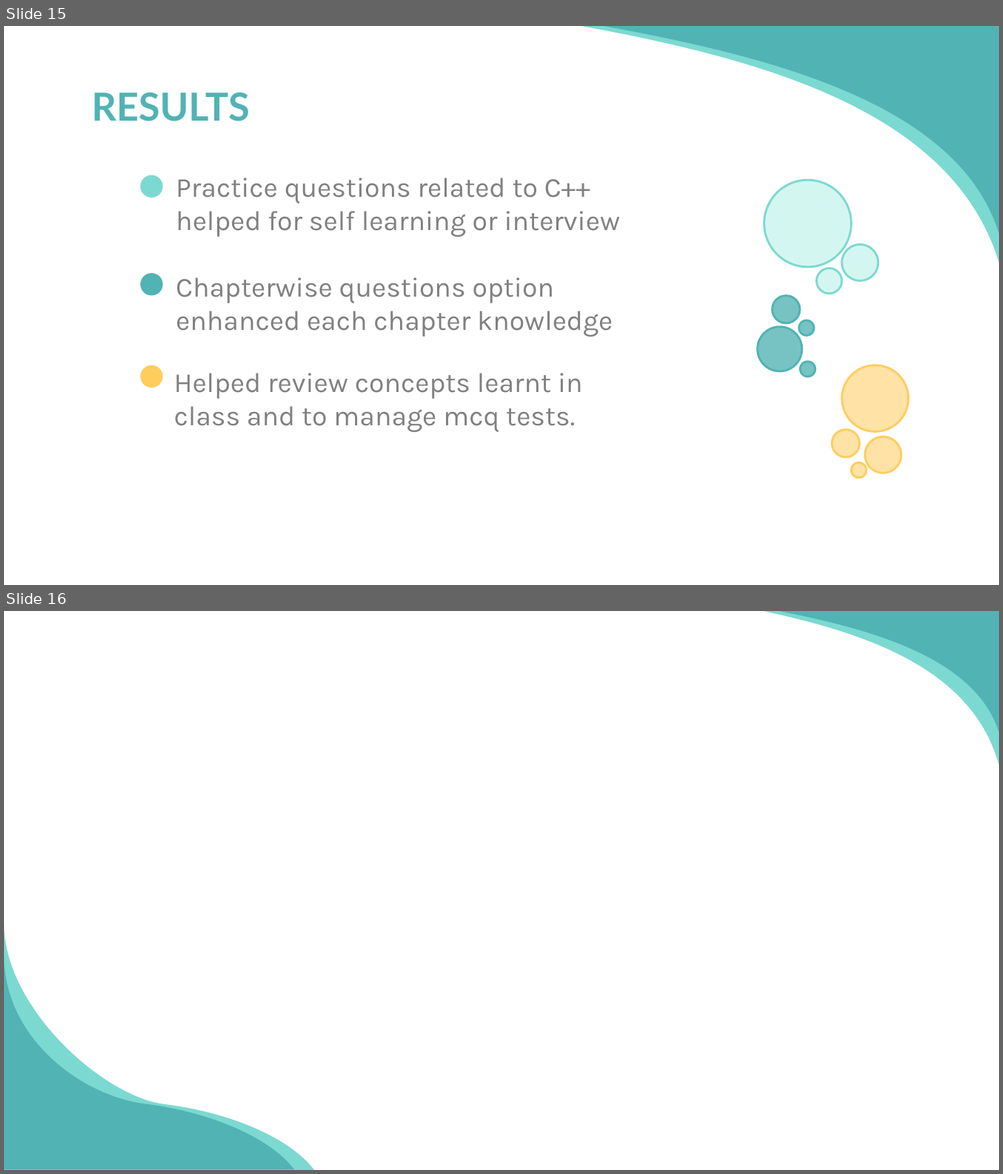
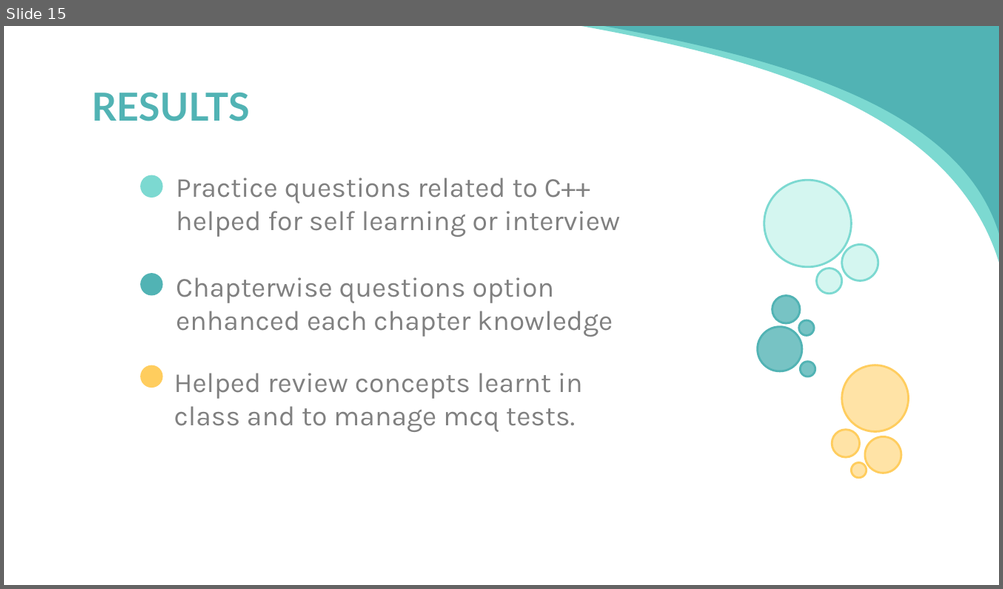
Before and after one commit to kristinatae/Quiz_project, a slide deck: Quiz.pptx. Shown one above the other, each under a label of ours: slides 15 and 16 before the commit, slide 15 after it. The pictures are 1003x1174 and 1003x589 pixels, drawn with LibreOffice and Linux fonts; fonts in the diff are those of the drawing. Boxes give left, top, right and bottom in pixels: in the first picture for what was removed or moved away, otherwise in the second. Text is boxed around its words. In the diff, an @@ line names an element or a change of style, - is before the commit and + after.

```diff
--- a/Quiz.pptx
+++ b/Quiz.pptx
@@ slide 16 removed at box(4, 611, 999, 1170), background #FFFFFF @@
@@ freeform shape removed at box(747, 611, 999, 765) @@
@@ freeform shape removed at box(761, 611, 999, 733) @@
@@ freeform shape removed at box(4, 925, 314, 1170) @@
@@ freeform shape removed at box(4, 957, 294, 1170) @@
```
Also in this commit, not shown: 3 slides changed, 2 slides added, 2 other slides removed, 11 other files.
